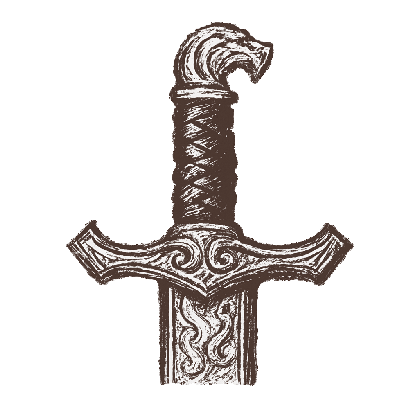
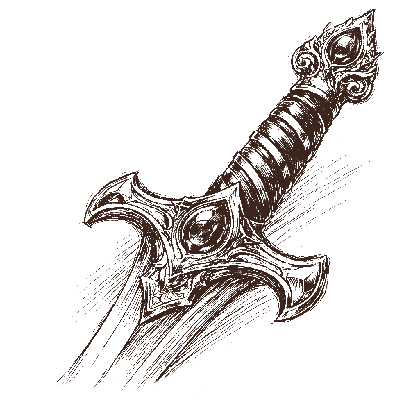
Layer changes from the first 420 × 400 image to the second:
hid "Background copy #2" over (66, 22, 354, 386)
added layer "Pasted Layer #1" above "Background copy #1" over (57, 9, 384, 391)